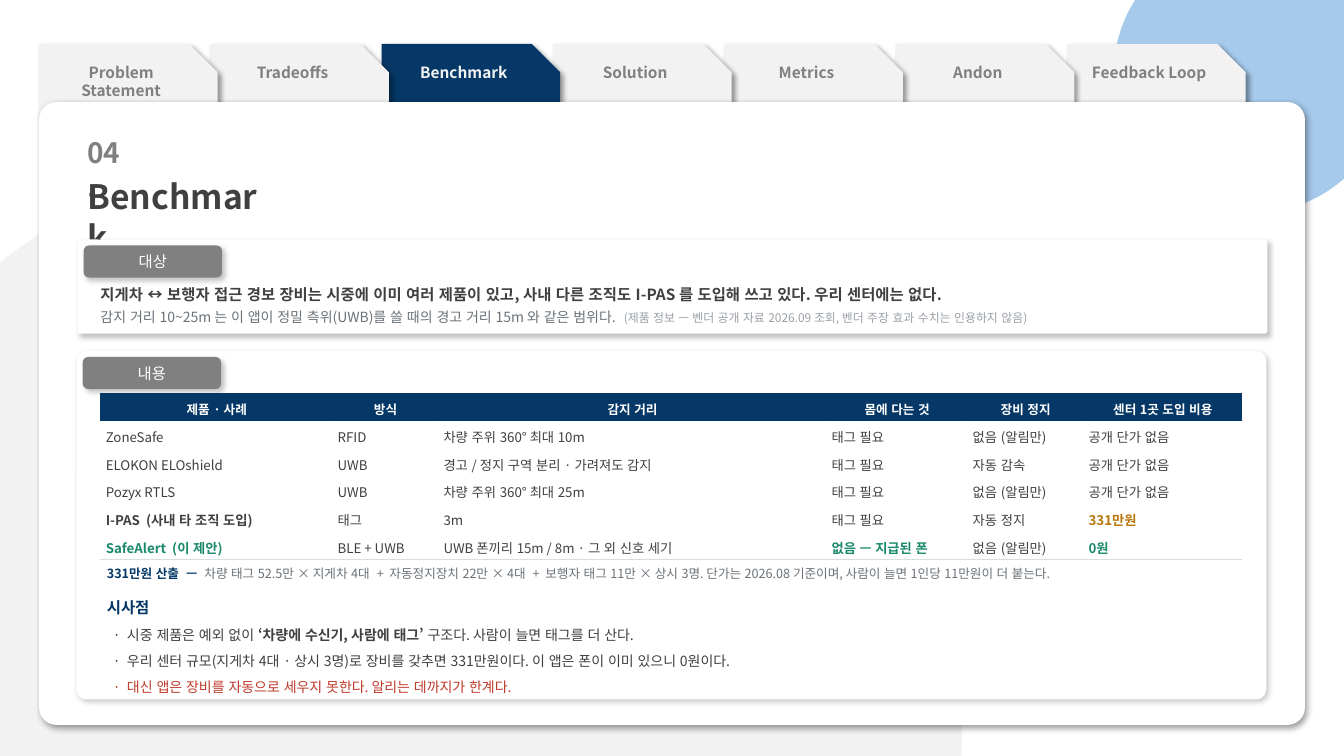
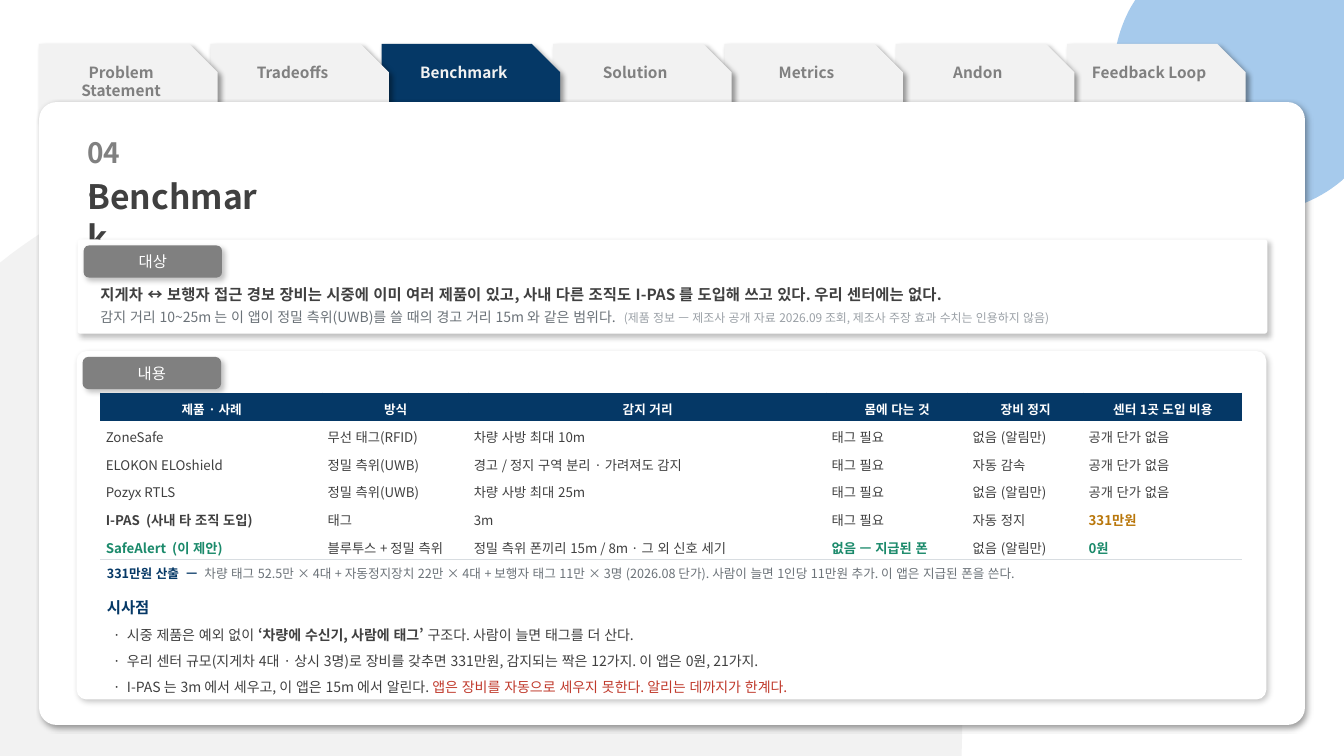
Before and after one commit to pslymzero-cyber/SafeAlert, a slide deck: slide 8 of docs/presentation/contest/SafeAlert_CouSolve_Contest.pptx. Drawn at 1344x756 pixels with LibreOffice and Linux fonts; fonts in the diff are those of the drawing. Boxes give left, top, right and bottom in pixels: in the first picture for what was removed or moved away, otherwise in the second. Text is boxed around its words. In the diff, an @@ line names an element or a change of style, - is before the commit and + after.

```diff
--- a/docs/presentation/contest/SafeAlert_CouSolve_Contest.pptx
+++ b/docs/presentation/contest/SafeAlert_CouSolve_Contest.pptx
@@ text in rounded rectangle at (100,310,1049,325): text changed @@
-감지 거리 10~25m 는 이 앱이 정밀 측위(UWB)를 쓸 때의 경고 거리 15m 와 같은 범위다. (제품 정보 — 벤더 공개 자료 2026.09 조회, 벤더 주장 효과 수치는 인용하지 않음)
+감지 거리 10~25m 는 이 앱이 정밀 측위(UWB)를 쓸 때의 경고 거리 15m 와 같은 범위다. (제품 정보 — 제조사 공개 자료 2026.09 조회, 제조사 주장 효과 수치는 인용하지 않음)
@@ table at (101,393,1242,561) @@
-row 2, column 2: RFID
+row 2, column 2: 무선 태그(RFID)
-row 2, column 3: 차량 주위 360° 최대 10m
+row 2, column 3: 차량 사방 최대 10m
-row 3, column 2: UWB
+row 3, column 2: 정밀 측위(UWB)
-row 4, column 2: UWB
+row 4, column 2: 정밀 측위(UWB)
-row 4, column 3: 차량 주위 360° 최대 25m
+row 4, column 3: 차량 사방 최대 25m
-row 6, column 2: BLE + UWB
+row 6, column 2: 블루투스 + 정밀 측위
-row 6, column 3: UWB 폰끼리 15m / 8m · 그 외 신호 세기
+row 6, column 3: 정밀 측위 폰끼리 15m / 8m · 그 외 신호 세기
@@ text at (107,567,1015,581): text changed @@
-331만원 산출 — 차량 태그 52.5만 × 지게차 4대 + 자동정지장치 22만 × 4대 + 보행자 태그 11만 × 상시 3명. 단가는 2026.08 기준이며, 사람이 늘면 1인당 11만원이 더 붙는다.
+331만원 산출 — 차량 태그 52.5만 × 4대 + 자동정지장치 22만 × 4대 + 보행자 태그 11만 × 3명 (2026.08 단가). 사람이 늘면 1인당 11만원 추가. 이 앱은 지급된 폰을 쓴다.
@@ text at (127,654,758,669): text changed @@
-· 우리 센터 규모(지게차 4대 · 상시 3명)로 장비를 갖추면 331만원이다. 이 앱은 폰이 이미 있으니 0원이다.
+· 우리 센터 규모(지게차 4대 · 상시 3명)로 장비를 갖추면 331만원, 감지되는 짝은 12가지. 이 앱은 0원, 21가지.
@@ text at (127,680,787,695): text changed; text colour #C0392B to #404040 @@
-· 대신 앱은 장비를 자동으로 세우지 못한다. 알리는 데까지가 한계다.
+· I-PAS 는 3m 에서 세우고, 이 앱은 15m 에서 알린다. 앱은 장비를 자동으로 세우지 못한다. 알리는 데까지가 한계다.
```
Also in this commit, not shown: 12 other slides changed, 2 other files.
